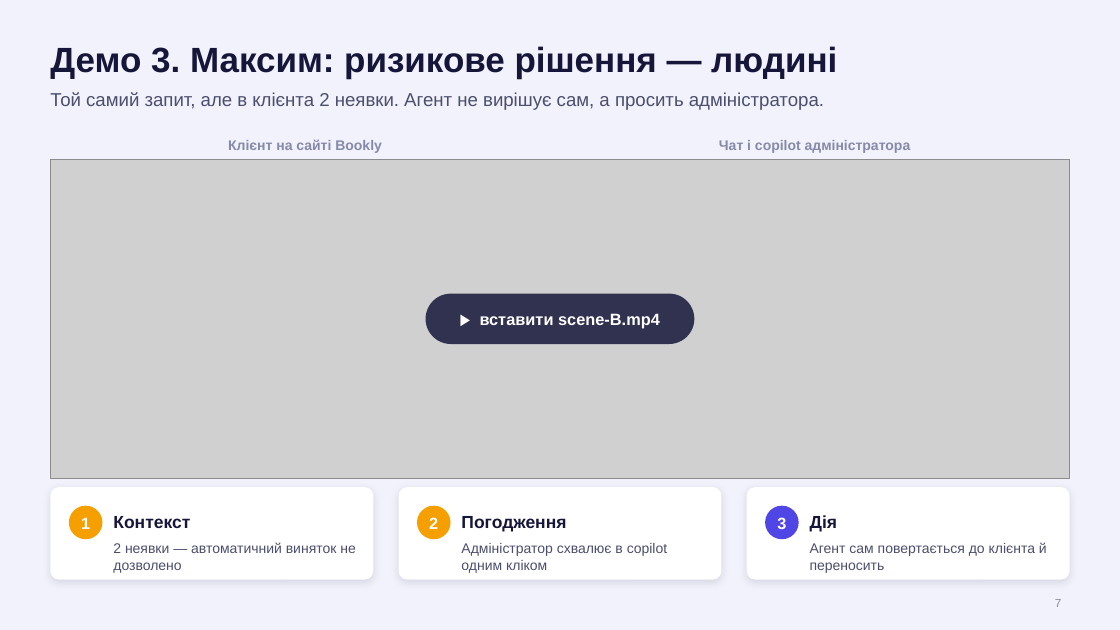
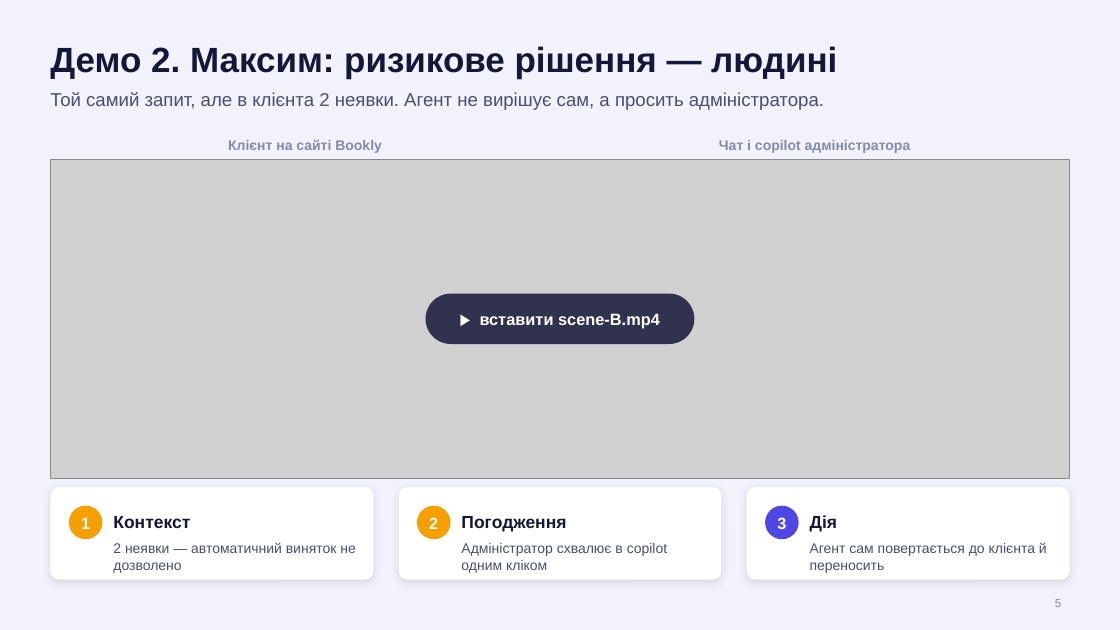
Before and after one commit to redrembo24680/polytech_hack, a slide deck: slide 5 of presentation/Bookly-pitch.pptx (slide 7 before the commit). Drawn at 1120x630 pixels with LibreOffice and Linux fonts; fonts in the diff are those of the drawing; grey boxes stand for pictures. Boxes give left, top, right and bottom in pixels: in the first picture for what was removed or moved away, otherwise in the second. Text is boxed around its words. In the diff, an @@ line names an element or a change of style, - is before the commit and + after.

```diff
--- a/presentation/Bookly-pitch.pptx
+++ b/presentation/Bookly-pitch.pptx
@@ title at (x1=50, y1=46, x2=837, y2=79): text changed @@
-Демо 3. Максим: ризикове рішення — людині
+Демо 2. Максим: ризикове рішення — людині
@@ page number at (x1=1055, y1=599, x2=1061, y2=607): text changed @@
-7
+5
```
Also in this commit, not shown: 3 other slides changed, 1 slide added, 4 slides removed, 2 other files.
